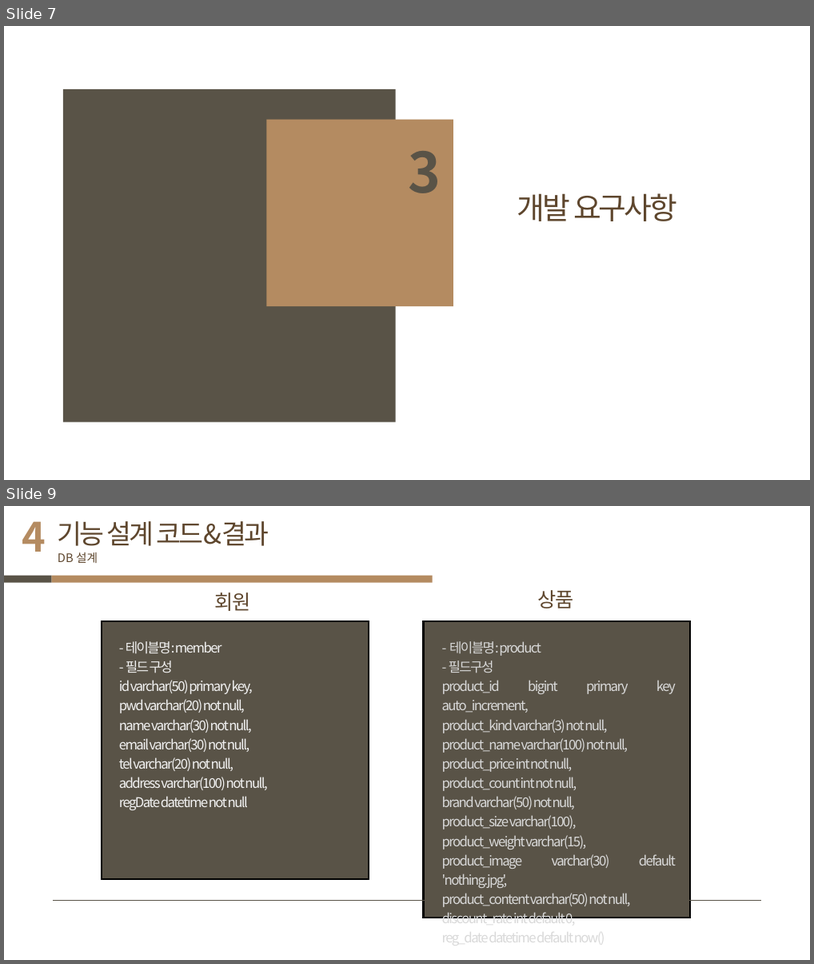
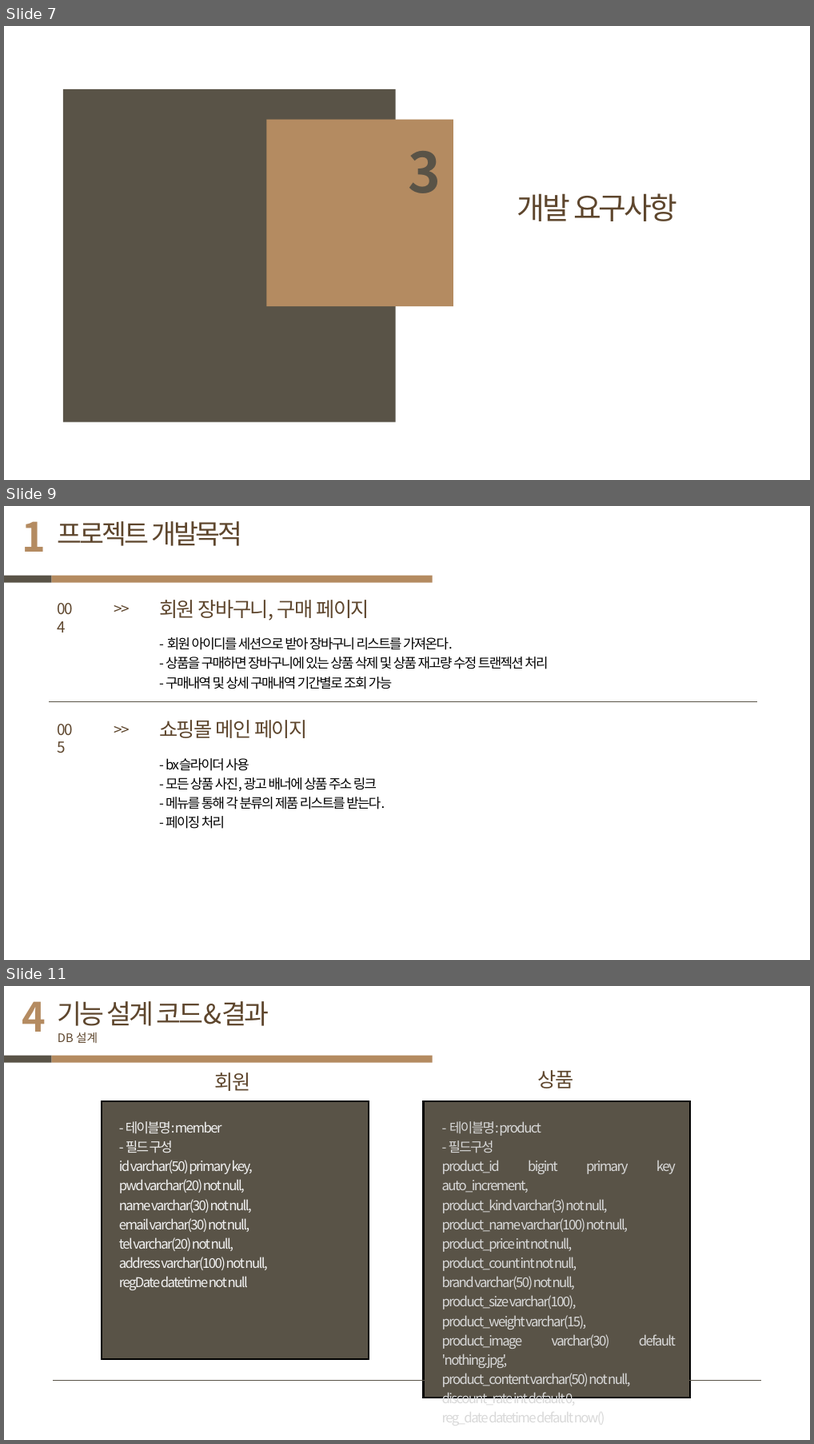
Before and after one commit to JJang-Ah/JSP-shoping-mall-project, a slide deck: JaAhCamping_project(JSP).pptx. Shown one above the other, each under a label of ours: slides 7 and 9 before the commit, slides 7, 9 and 11 after it; the slides between them are not shown. The pictures are 814x964 and 814x1444 pixels, drawn with LibreOffice and Linux fonts; fonts in the diff are those of the drawing. Boxes give left, top, right and bottom in pixels: in the first picture for what was removed or moved away, otherwise in the second. Text is boxed around its words. In the diff, an @@ line names an element or a change of style, - is before the commit and + after.

```diff
--- a/JaAhCamping_project(JSP).pptx
+++ b/JaAhCamping_project(JSP).pptx
@@ slide 9 added at (4, 506, 810, 960), background #FFFFFF @@
@@ text added at (22, 521, 46, 552), 48 pt, text #B48B61, bold @@
+1
@@ text added at (58, 521, 242, 546), 32 pt, text #5E462D @@
+프로젝트 개발목적
@@ rectangle added at (4, 576, 52, 583), fill #595347 @@
@@ rectangle added at (52, 576, 433, 583), fill #B48B61 @@
@@ text added at (52, 596, 86, 620), 18 pt, text #5E462D @@
+004
@@ text added at (108, 596, 136, 620), 18 pt, text #5E462D @@
+>>
@@ text added at (159, 600, 370, 620), 24 pt, text #5E462D @@
+회원 장바구니, 구매 페이지
@@ text added at (166, 637, 548, 689), 16 pt, text #000000 @@
+- 회원 아이디를 세션으로 받아 장바구니 리스트를 가져온다.
+- 상품을 구매하면 장바구니에 있는 상품 삭제 및 상품 재고량 수정 트랜젝션 처리
+- 구매내역 및 상세 구매내역 기간별로 조회 가능
@@ line added from (50, 701) to (758, 701), #595347 0.75 pt @@
@@ text added at (52, 717, 86, 741), 18 pt, text #5E462D @@
+005
@@ text added at (108, 717, 136, 741), 18 pt, text #5E462D @@
+>>
@@ text added at (159, 720, 307, 738), 24 pt, text #5E462D @@
+쇼핑몰 메인 페이지
@@ text added at (166, 758, 385, 828), 16 pt, text #000000 @@
+- bx슬라이더 사용
+- 모든 상품 사진, 광고 배너에 상품 주소 링크
+- 메뉴를 통해 각 분류의 제품 리스트를 받는다.
+- 페이징 처리
@@ what was slide 9 is now slide 11 @@
```
Also in this commit, not shown: 13 slides changed, 9 other slides added, 2 other files.
